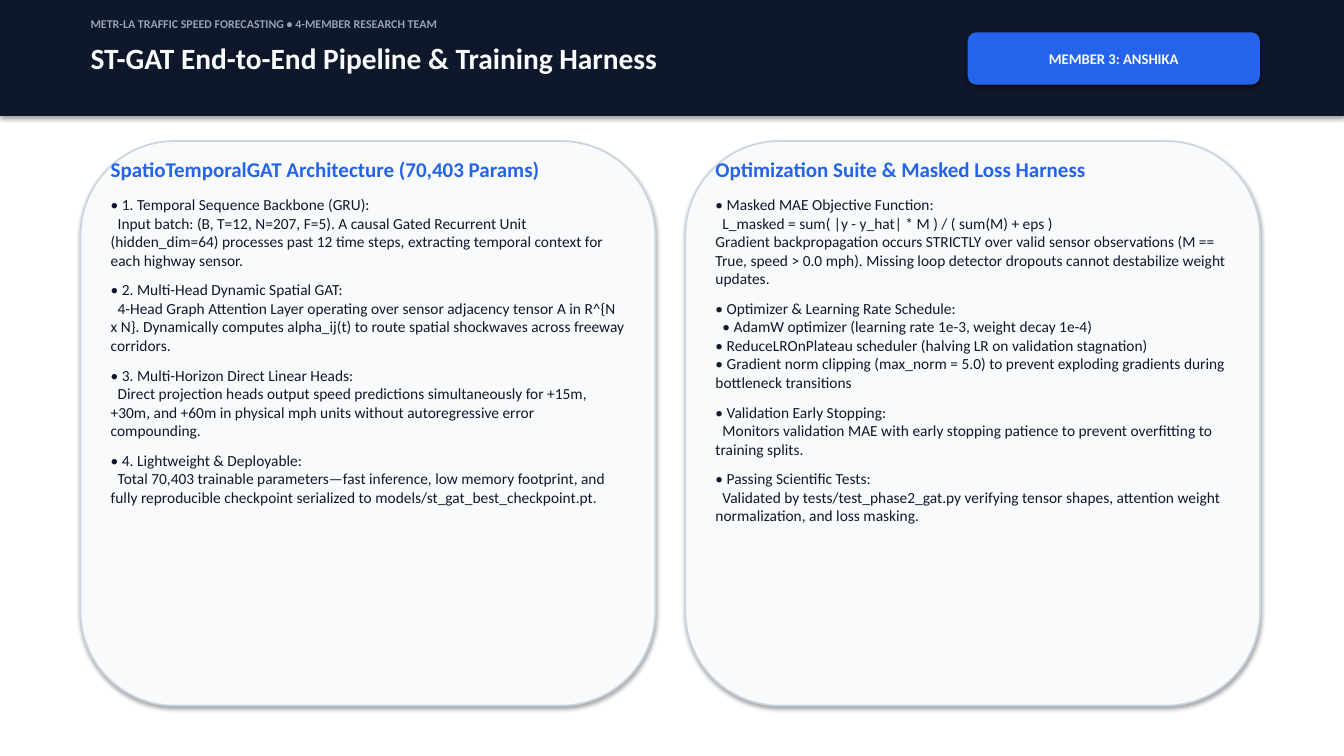
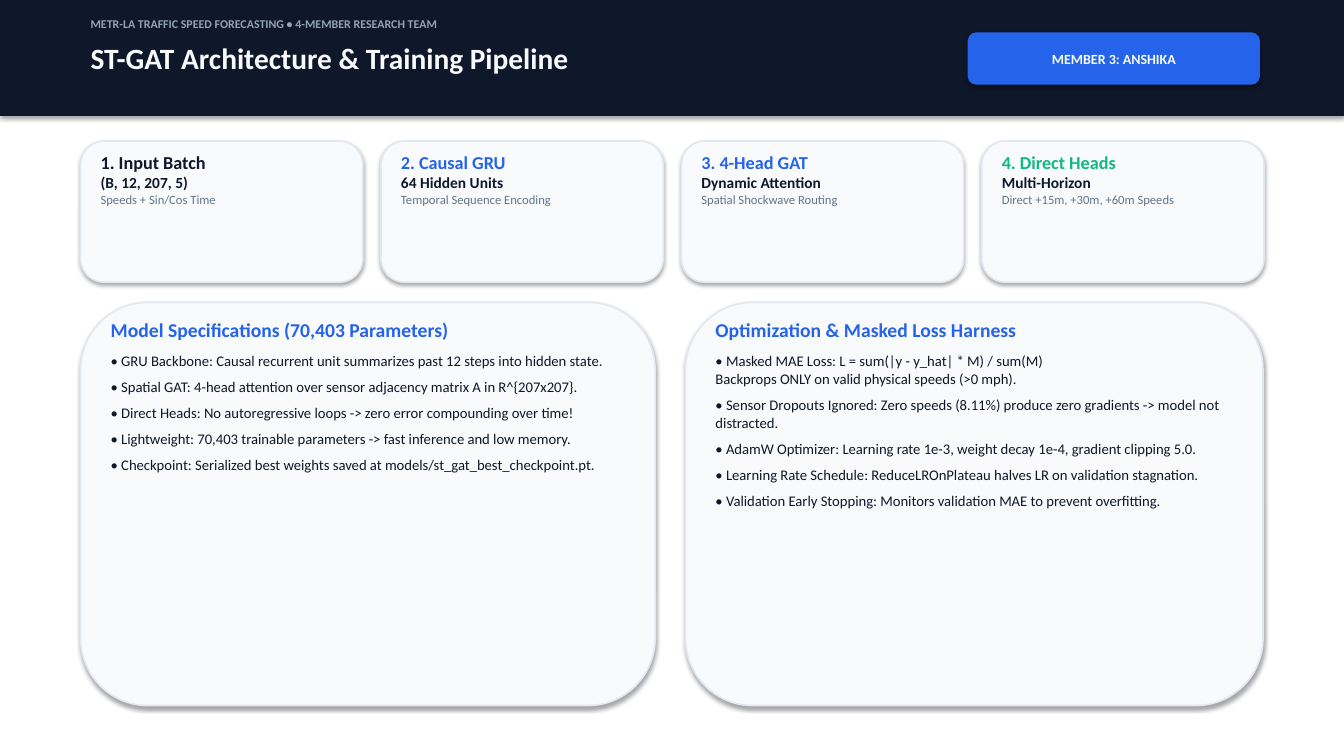
Before and after one commit to Ankit35027/AML_-PROJECT_PHASE-1, a slide deck: slide 5 of imp_DOCS/Phase2_ST_GAT_Presentation.pptx. Drawn at 1344x756 pixels with LibreOffice and Linux fonts; fonts in the diff are those of the drawing. Boxes give left, top, right and bottom in pixels: in the first picture for what was removed or moved away, otherwise in the second. Text is boxed around its words. In the diff, an @@ line names an element or a change of style, - is before the commit and + after.

Commit message:
[samriddhi-techy] style(presentation): streamline deck to punchy visual cards, remove long text walls, and update Hinglish script

```diff
--- a/imp_DOCS/Phase2_ST_GAT_Presentation.pptx
+++ b/imp_DOCS/Phase2_ST_GAT_Presentation.pptx
@@ text at (91,48,568,74): text changed @@
-ST-GAT End-to-End Pipeline & Training Harness
+ST-GAT Architecture & Training Pipeline
@@ rounded rectangle "MEMBER 3: ANSHIKA" at (968,32,1260,85): size 10.5 to 10 pt @@
@@ rounded rectangle: place and size @@
-rounded rectangle at (81,141,655,706)
+rounded rectangle at (81,141,363,282)
@@ rounded rectangle at (81,141,363,282): outline #CBD5E1 1.2 pt to #E2E8F0 1.2 pt @@
@@ rounded rectangle added at (381,141,663,282), fill #F8FAFC, outline #E2E8F0 1.2 pt @@
@@ rounded rectangle added at (682,141,964,282), fill #F8FAFC, outline #E2E8F0 1.2 pt @@
@@ rounded rectangle added at (982,141,1264,282), fill #F8FAFC, outline #E2E8F0 1.2 pt @@
@@ text added at (101,156,205,190), 9 pt, text #0F172A, bold @@
+1. Input Batch
+(B, 12, 207, 5)
+Speeds + Sin/Cos Time
@@ text added at (401,156,505,188), 9 pt, text #64748B, bold @@
+2. Causal GRU
+64 Hidden Units
+Temporal Sequence Encoding
@@ text added at (701,156,837,206), 9 pt, text #64748B, bold @@
+3. 4-Head GAT
+Dynamic Attention
+Spatial Shockwave Routing
@@ text added at (1002,156,1175,206), 9 pt, text #64748B, bold @@
+4. Direct Heads
+Multi-Horizon
+Direct +15m, +30m, +60m Speeds
@@ rounded rectangle added at (81,302,655,706), fill #F8FAFC, outline #E2E8F0 1.2 pt @@
@@ text at (111,322,603,473): text changed; size 11 to 10.5 pt @@
-SpatioTemporalGAT Architecture (70,403 Params)
-• 1. Temporal Sequence Backbone (GRU):
-Input batch: (B, T=12, N=207, F=5). A causal Gated Recurrent Unit (hidden_dim=64) processes past 12 time steps, extracting temporal context for each highway sensor.
-• 2. Multi-Head Dynamic Spatial GAT:
-4-Head Graph Attention Layer operating over sensor adjacency tensor A in R^{N x N}. Dynamically computes alpha_ij(t) to route spatial shockwaves across freeway corridors.
-• 3. Multi-Horizon Direct Linear Heads:
-Direct projection heads output speed predictions simultaneously for +15m, +30m, and +60m in physical mph units without autoregressive error compounding.
-• 4. Lightweight & Deployable:
-Total 70,403 trainable parameters—fast inference, low memory footprint, and fully reproducible checkpoint serialized to models/st_gat_best_checkpoint.pt.
+Model Specifications (70,403 Parameters)
+• GRU Backbone: Causal recurrent unit summarizes past 12 steps into hidden state.
+• Spatial GAT: 4-head attention over sensor adjacency matrix A in R^{207x207}.
+• Direct Heads: No autoregressive loops -> zero error compounding over time!
+• Lightweight: 70,403 trainable parameters -> fast inference and low memory.
+• Checkpoint: Serialized best weights saved at models/st_gat_best_checkpoint.pt.
@@ rounded rectangle at (686,302,1263,706): outline #CBD5E1 1.2 pt to #E2E8F0 1.2 pt @@
@@ rounded rectangle: place and size @@
-rounded rectangle at (686,141,1260,706)
+rounded rectangle at (686,302,1263,706)
@@ text at (715,323,1219,509): text changed; size 11 to 10.5 pt @@
-Optimization Suite & Masked Loss Harness
-• Masked MAE Objective Function:
-L_masked = sum( |y - y_hat| * M ) / ( sum(M) + eps )
-Gradient backpropagation occurs STRICTLY over valid sensor observations (M == True, speed > 0.0 mph). Missing loop detector dropouts cannot destabilize weight updates.
-• Optimizer & Learning Rate Schedule:
-• AdamW optimizer (learning rate 1e-3, weight decay 1e-4)
-• ReduceLROnPlateau scheduler (halving LR on validation stagnation)
-• Gradient norm clipping (max_norm = 5.0) to prevent exploding gradients during bottleneck transitions
-• Validation Early Stopping:
-Monitors validation MAE with early stopping patience to prevent overfitting to training splits.
-• Passing Scientific Tests:
-Validated by tests/test_phase2_gat.py verifying tensor shapes, attention weight normalization, and loss masking.
+Optimization & Masked Loss Harness
+• Masked MAE Loss: L = sum(|y - y_hat| * M) / sum(M)
+Backprops ONLY on valid physical speeds (>0 mph).
+• Sensor Dropouts Ignored: Zero speeds (8.11%) produce zero gradients -> model not distracted.
+• AdamW Optimizer: Learning rate 1e-3, weight decay 1e-4, gradient clipping 5.0.
+• Learning Rate Schedule: ReduceLROnPlateau halves LR on validation stagnation.
+• Validation Early Stopping: Monitors validation MAE to prevent overfitting.
```
Also in this commit, not shown: 8 other slides changed, 2 other files.
